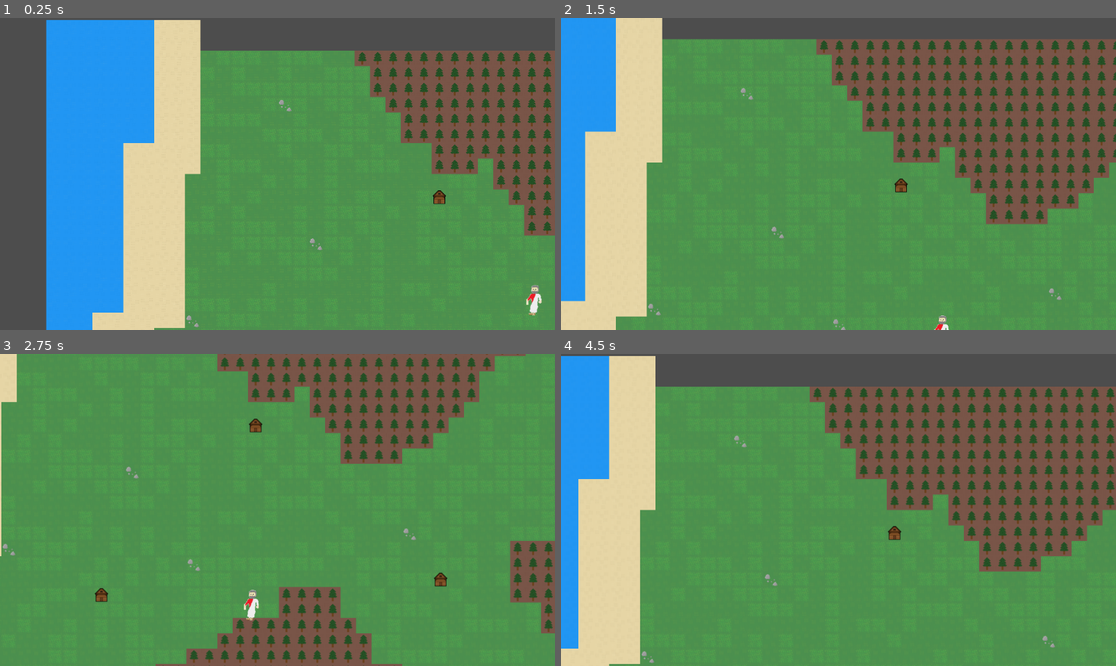
Above: before the commit, frames 1-4 (two rows, left to right).
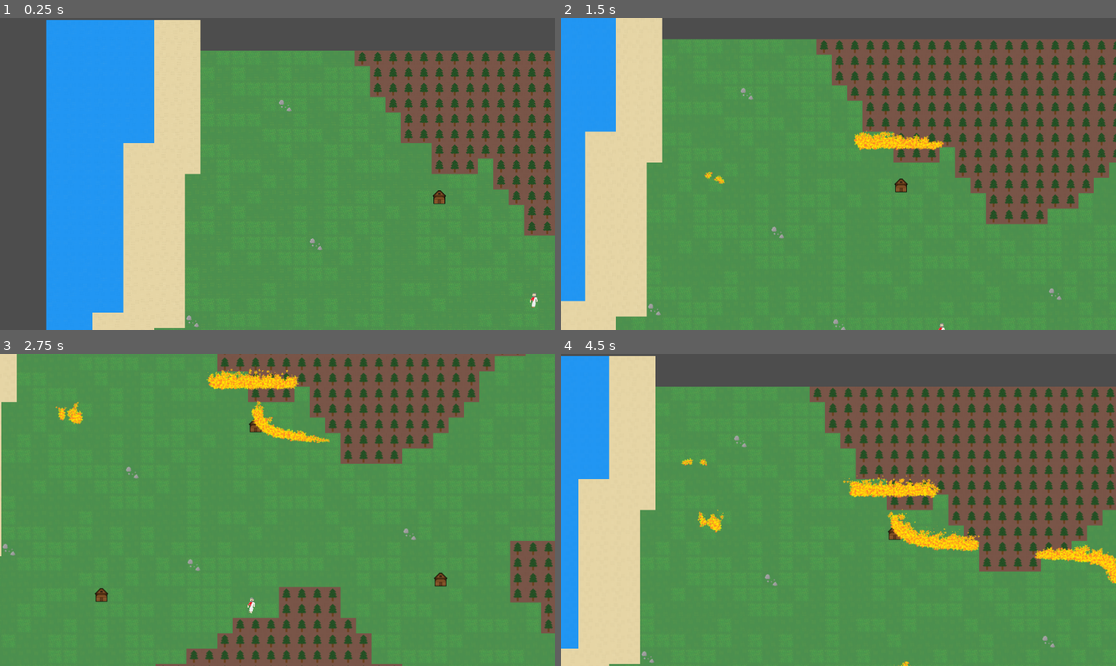
Above: after the commit, the same moments.

Repository: LDGamingExpress/Ward-of-Prometheus
Game: Godot game, scene res://MainGame.tscn
Two runs of this game, one before a commit and one after it. Both use one fixed random seed, a clock stepped at 60 frames per second and the inputs below. The project has no main scene, so this scene is started directly.
Inputs (mouse positions are in pixels of both pictures, inside the frame that each line leads up to):
- Up to frame 1 (0.25 s): no input
- Up to frame 2 (1.5 s): move the mouse to (960, 158) at 0.52 s; press the mouse at (960, 158) at 0.53 s; hold D (Right) 0.53-1.28 s; move the mouse to (727, 189) at 1.27 s; release the mouse at (727, 189) at 1.28 s; hold S (Down) from 1.28 s (still down); click (727, 189) at 1.35 s
- Up to frame 3 (2.75 s): move the mouse to (333, 441) at 2.02 s; release S (Down) at 2.03 s; press the mouse at (333, 441) at 2.03 s; hold D (Right) from 2.03 s (still down)
- Up to frame 4 (4.5 s): move the mouse to (810, 572) at 2.77 s; release D (Right) at 2.78 s; release the mouse at (810, 572) at 2.78 s; hold W (Up) 2.78-3.53 s; click (810, 572) at 2.85 s; move the mouse to (1005, 556) at 3.52 s; press the mouse at (1005, 556) at 3.53 s; hold A (Left) from 3.53 s (still down); move the mouse to (672, 463) at 4.27 s; release the mouse at (672, 463) at 4.28 s; click (672, 463) at 4.35 s

The runs differ from the first frame. In frame 1, 0.1% of the frame differs, in the area x 94-98%, y 85-96%; in frame 2, 0.8%; in frame 3, 1.6%; in frame 4, 2.6%, in the area x 21-100%, y 33-100%.

Commit message:
Fire Creation
Player can now draw fire that blocks the AI

Diff:
--- /dev/null
+++ b/ward-of-prometheus/Fire.tscn
@@ -0,0 +1,32 @@
+[gd_scene load_steps=6 format=3 uid="uid://caxrrqj3laqyb"]
+
+[ext_resource type="Texture2D" uid="uid://c0dn0uk6lg73o" path="res://Textures/FireParticle.png" id="1_7dgxn"]
+
+[sub_resource type="CircleShape2D" id="CircleShape2D_exskj"]
+
+[sub_resource type="Curve" id="Curve_hakws"]
+_data = [Vector2(0, 0.461538), 0.0, 6.92308, 0, 0, Vector2(1, 0), 0.0, 0.0, 0, 0]
+point_count = 2
+
+[sub_resource type="CurveTexture" id="CurveTexture_5uaw6"]
+curve = SubResource("Curve_hakws")
+
+[sub_resource type="ParticleProcessMaterial" id="ParticleProcessMaterial_517gc"]
+particle_flag_disable_z = true
+angle_min = -180.0
+angle_max = 180.0
+direction = Vector3(0, -1, 0)
+initial_velocity_min = 5.0
+initial_velocity_max = 50.0
+gravity = Vector3(0, 0, 0)
+scale_curve = SubResource("CurveTexture_5uaw6")
+
+[node name="StaticBody2D" type="StaticBody2D"]
+
+[node name="CollisionShape2D" type="CollisionShape2D" parent="."]
+shape = SubResource("CircleShape2D_exskj")
+
+[node name="GPUParticles2D" type="GPUParticles2D" parent="."]
+amount = 10
+process_material = SubResource("ParticleProcessMaterial_517gc")
+texture = ExtResource("1_7dgxn")
--- a/ward-of-prometheus/Fool.tscn
+++ b/ward-of-prometheus/Fool.tscn
@@ -10,6 +10,7 @@
 radius = 55.0
 
 [node name="Fool" type="CharacterBody2D" groups=["Fools"]]
+scale = Vector2(0.5, 0.5)
 script = ExtResource("1_aq0ac")
 
 [node name="Sprite2D" type="Sprite2D" parent="."]
--- a/ward-of-prometheus/PlayerScript.gd
+++ b/ward-of-prometheus/PlayerScript.gd
@@ -1,5 +1,6 @@
 extends CharacterBody2D
 
+var FireObj = preload("res://Fire.tscn")
 
 const SPEED = 300.0
 
@@ -16,6 +17,10 @@
 		velocity.y -= SPEED
 	if Input.is_action_pressed("Down"):
 		velocity.y += SPEED
+	if Input.is_action_pressed("FireMake"):
+		var NewFire = FireObj.instantiate()
+		NewFire.position = get_global_mouse_position()
+		get_parent().add_child(NewFire)
 
 	move_and_slide()
 
--- a/ward-of-prometheus/project.godot
+++ b/ward-of-prometheus/project.godot
@@ -40,3 +40,8 @@
 "events": [Object(InputEventKey,"resource_local_to_scene":false,"resource_name":"","device":-1,"window_id":0,"alt_press …(192 unchanged characters)…
 ]
 }
+FireMake={
+"deadzone": 0.5,
+"events": [Object(InputEventMouseButton,"resource_local_to_scene":false,"resource_name":"","device":-1,"window_id":0,"alt_pressed":false,"shift_pressed":false,"ctrl_pressed":false,"meta_pressed":false,"button_mask":0,"position":Vector2(0, 0),"global_position":Vector2(0, 0),"factor":1.0,"button_index":1,"canceled":false,"pressed":false,"double_click":false,"script":null)
+]
+}
